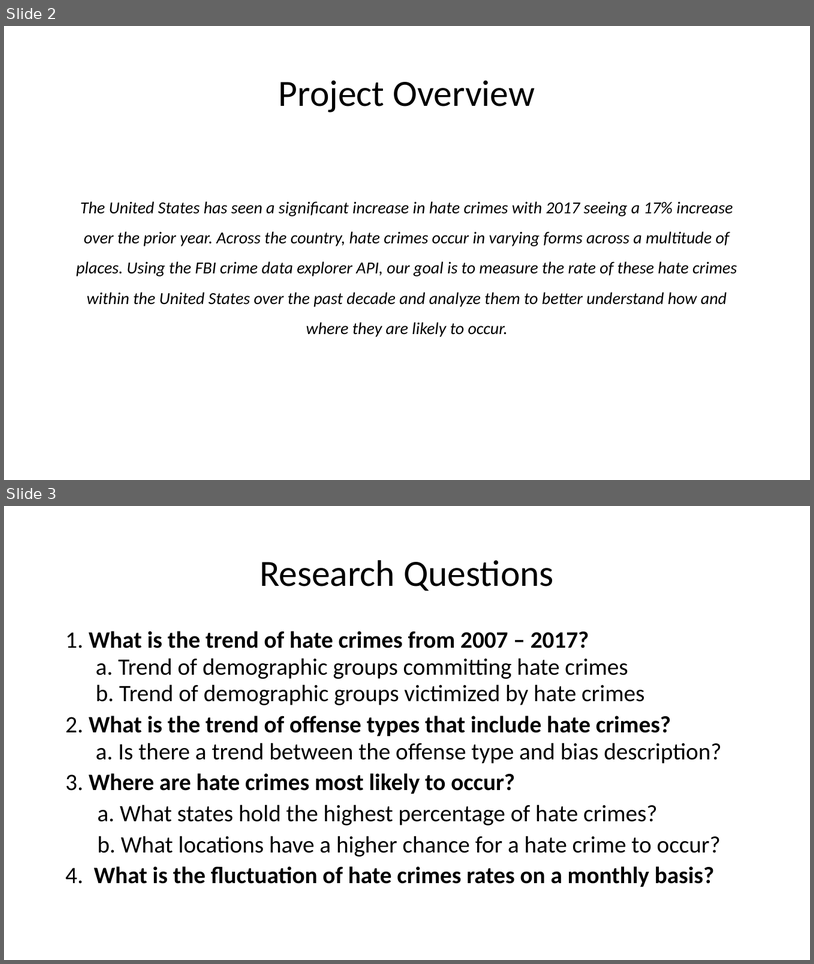
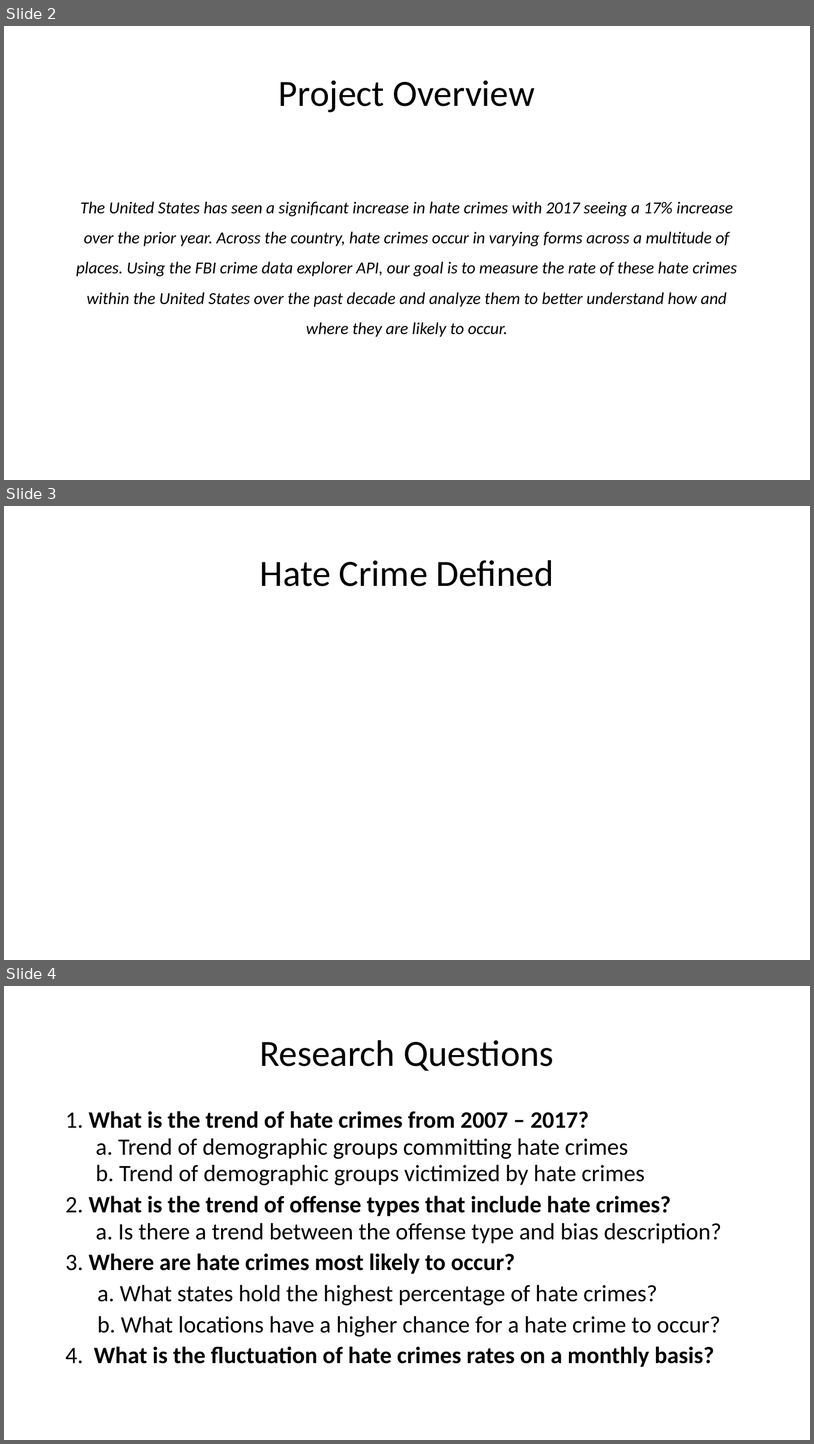
Before and after one commit to gupta-d/Is-hate-crime-on-rise, a slide deck: Hate_Crimes_Data_Analysis_Presentation.pptx. Shown one above the other, each under a label of ours: slides 2 and 3 before the commit, slides 2, 3 and 4 after it. The pictures are 814x964 and 814x1444 pixels, drawn with LibreOffice and Linux fonts; fonts in the diff are those of the drawing. Boxes give left, top, right and bottom in pixels: in the first picture for what was removed or moved away, otherwise in the second. Text is boxed around its words. In the diff, an @@ line names an element or a change of style, - is before the commit and + after.

```diff
--- a/Hate_Crimes_Data_Analysis_Presentation.pptx
+++ b/Hate_Crimes_Data_Analysis_Presentation.pptx
@@ slide 3 added at (4, 506, 810, 960), background #FFFFFF @@
@@ title added at (260, 560, 554, 586), 44 pt, text #000000 @@
+Hate Crime Defined
@@ what was slide 3 is now slide 4 @@
```
Also in this commit, not shown: 1 other slide added.
